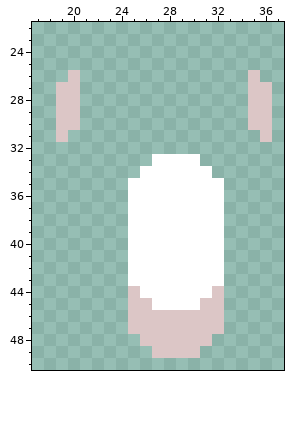
One commit to this pixel-art sprite: core/assets-raw/sprites/units/tau-cell.png. That is the earlier state.
The file is 56x56 pixels. Shown: x 17..37, y 22..50. The old version is drawn lined up with the new one.
After:
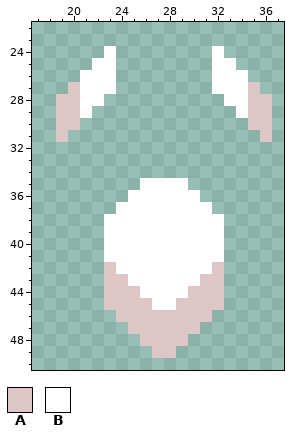
Palette (. is transparent): A #dcc6c6  B #ffffff
Changes in this commit:
drawings rearranged on the sheet (the old picture shows each at its new place; 2 dropped ones are not shown)
@@ x 17..37 @@
 23 .....................
-24 .....................
-25 .....................
-26 ...A..............A..
-27 ..AA..............AA.
-28 ..AA..............AA.
-29 ..AA..............AA.
+24 ......B........B.....
+25 .....BB........BB....
+26 ....BBB........BBB...
+27 ...ABBB........BBBA..
+28 ..AABB..........BBAA.
+29 ..AAB............BAA.
 30 ..AA..............AA.
@@ x 21..34 @@
 32 ..............
-33 ......BBBB....
-34 .....BBBBBB...
-35 ....BBBBBBBB..
-36 ....BBBBBBBB..
-37 ....BBBBBBBB..
-38 ....BBBBBBBB..
-39 ....BBBBBBBB..
-40 ....BBBBBBBB..
-41 ....BBBBBBBB..
-42 ....BBBBBBBB..
-43 ....BBBBBBBB..
-44 ....ABBBBBBA..
-45 ....AABBBBAA..
-46 ....AAAAAAAA..
-47 ....AAAAAAAA..
-48 .....AAAAAA...
-49 ......AAAA....
+33 ..............
+34 ..............
+35 .....BBBB.....
+36 ....BBBBBB....
+37 ...BBBBBBBB...
+38 ..BBBBBBBBBB..
+39 ..BBBBBBBBBB..
+40 ..BBBBBBBBBB..
+41 ..BBBBBBBBBB..
+42 ..ABBBBBBBBA..
+43 ..AABBBBBBAA..
+44 ..AAABBBBAAA..
+45 ..AAAABBAAAA..
+46 ...AAAAAAAA...
+47 ....AAAAAA....
+48 .....AAAA.....
+49 ......AA......
 50 ..............
